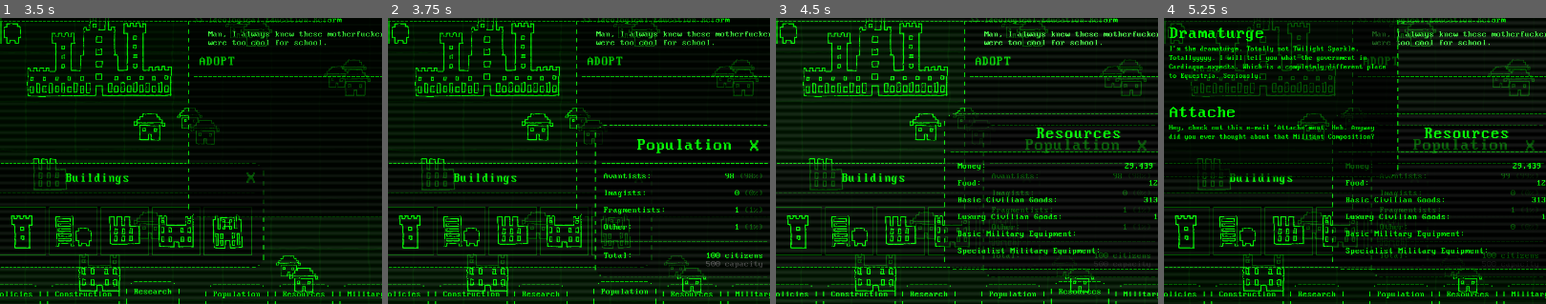
Above: before the commit, frames 1-4 (left to right).
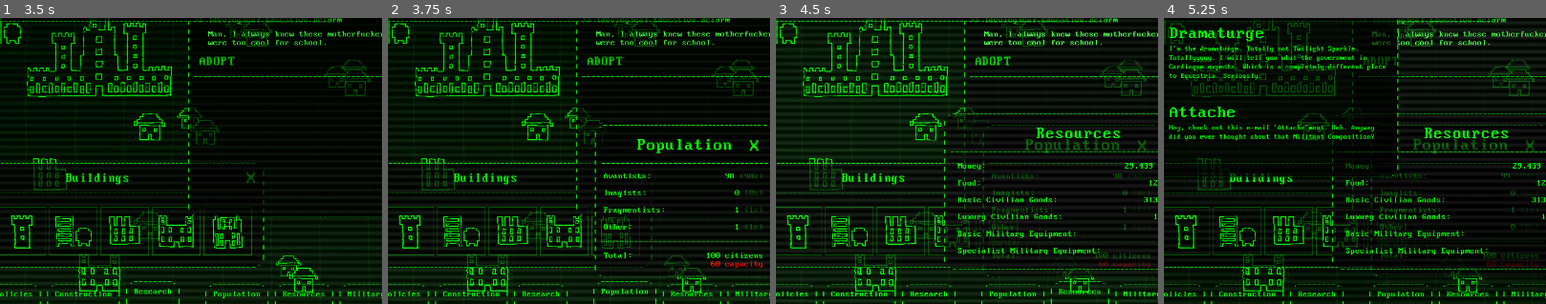
Above: after the commit, the same moments.

Repository: AlexHoratio/SATRAP
Game: Godot game, scene res://Scenes/satrap.tscn
Same seed, same stepped clock (60 frames per second), same inputs: the game is played once before the commit and once after it. This scene is started directly instead of the project's main scene.
Inputs (mouse positions are % of the whole screen's width and height, from its top left):
- Up to frame 1 (3.5 s): click (52, 31) at 0.5 s; click ".------------. | Construction…" at 1.25 s; click ".--------. | Policies | | |" at 2 s; click ".--------. | Research | | |" at 2.75 s
- Up to frame 2 (3.75 s): click ".----------. | Population | |…" at 3.5 s
- Up to frame 3 (4.5 s): click ".---------. | Resources | | |" at 4.25 s
- Up to frame 4 (5.25 s): click ".----------------------------…" at 5 s
The pictures show only the part of the screen within x 39-89%, y 50-100%; the shares and areas given below are measured in that part.

Frame 1 is identical in both runs. In frame 2, 0.1% of the frame differs, in the area x 83-98%, y 85-88%; in frame 3, less than 0.1%; in frame 4, less than 0.1%.

Commit message:
pop overflow indicator

Diff:
--- a/Prefabs/Entities/Windows/inspect_window.gd
+++ b/Prefabs/Entities/Windows/inspect_window.gd
@@ -25,7 +25,7 @@
 	match building.building_name:
 		"Civilian":
 			building_name = "Civilian Building"
-			stat_details = "> 99/100 (pop/cap)"
+			stat_details = "> +3 capacity."
 		"Administration":
 			building_name = "Administration"
 			stat_details = "Protect it!"
--- a/Prefabs/Entities/Windows/population_viewer.gd
+++ b/Prefabs/Entities/Windows/population_viewer.gd
@@ -36,8 +36,10 @@
 
 [color=#0f0]" + str(int(Ticks.local_interests["other"])) + " [color=#00ff0055](" + str(props["o"]) + "%)"
 
+	var cap_text_colour = "[color=#444]" if Ticks.pop_cap >= pop_total else "[color=#f00]"
+
 	$ascii_patch/total_r.text = "[color=#0f0]" + str(int(pop_total)) + " citizens
-[color=#444]" + str(int(Ticks.pop_cap)) + " capacity"
+" + cap_text_colour + str(int(Ticks.pop_cap)) + " capacity"
 
 func close() -> void:
 	emit_signal("closed")
--- a/Scripts/Ticks.gd
+++ b/Scripts/Ticks.gd
@@ -97,7 +97,7 @@
 	pop_cap = 0
 	for building in get_tree().get_nodes_in_group("buildings"):
 		if building.building_name == "Civilian":
-			pop_cap += 25
+			pop_cap += 3
 
 func get_pop_total() -> int:
 	var total = 0
